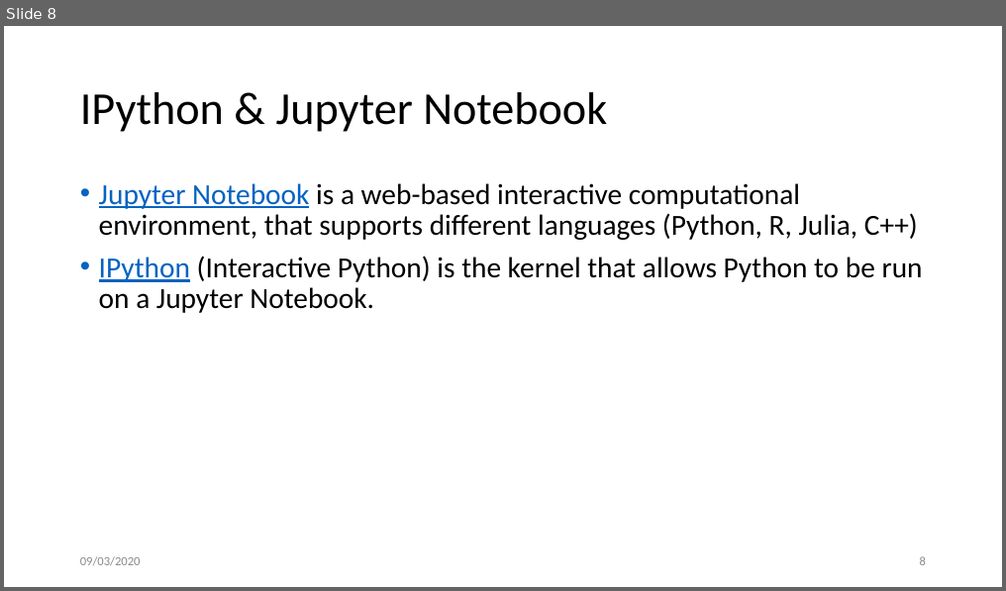
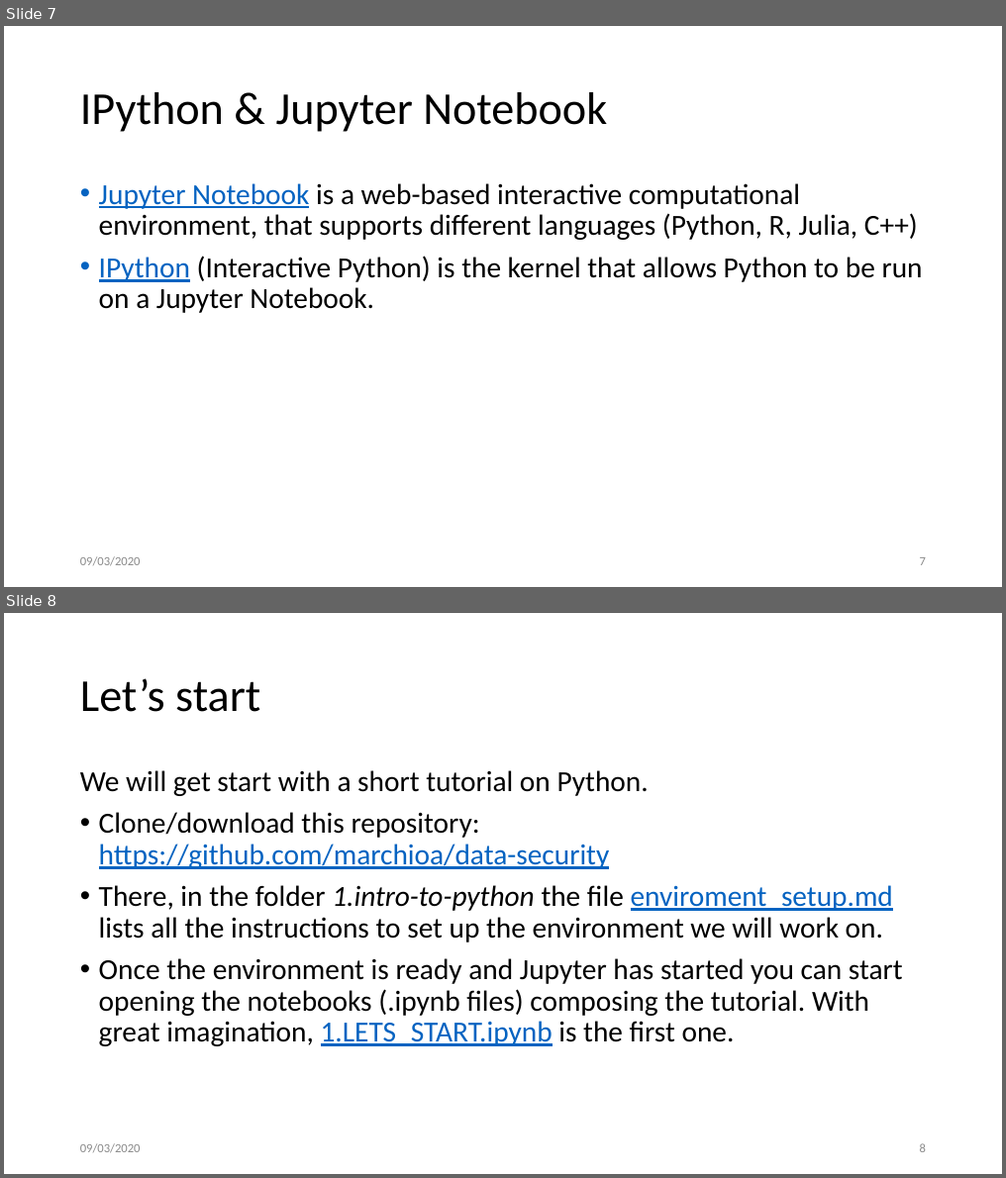
Before and after one commit to regineru/90392-DataSecurity, a slide deck: 1.intro-to-python/intro-python.pptx. Shown one above the other, each under a label of ours: slide 8 before the commit, slides 7 and 8 after it. The pictures are 1006x591 and 1006x1178 pixels, drawn with LibreOffice and Linux fonts; fonts in the diff are those of the drawing. Boxes give left, top, right and bottom in pixels: in the first picture for what was removed or moved away, otherwise in the second. Text is boxed around its words. In the diff, an @@ line names an element or a change of style, - is before the commit and + after.

Commit message:
add let's start slide

```diff
--- a/1.intro-to-python/intro-python.pptx
+++ b/1.intro-to-python/intro-python.pptx
@@ slide 8 added at box(4, 613, 1002, 1174), background #FFFFFF @@
@@ title added at box(80, 678, 260, 712), 44 pt, text #000000 @@
+Let’s start
@@ text added at box(80, 770, 903, 1047), 28 pt, text #000000 @@
+We will get start with a short tutorial on Python.
+• Clone/download this repository:
+  https://github.com/marchioa/data-security
+• There, in the folder 1.intro-to-python the file enviroment_setup.md lists all the instructions to set up the environment we will work on.
+• Once the environment is ready and Jupyter has started you can start opening the notebooks (.ipynb files) composing the tutorial. With great imagination, 1.LETS_START.ipynb is the first one.
@@ text added at box(80, 1144, 141, 1154), 12 pt, text #8C8C8C @@
+09/03/2020
@@ page number added at box(920, 1144, 926, 1153), 12 pt, text #8C8C8C @@
+8
@@ what was slide 8 is now slide 7 @@
@@ page number at box(920, 558, 926, 566): text changed @@
-8
+7
```
Also in this commit, not shown: 3 slides changed, 1 slide removed, 1 other file.
